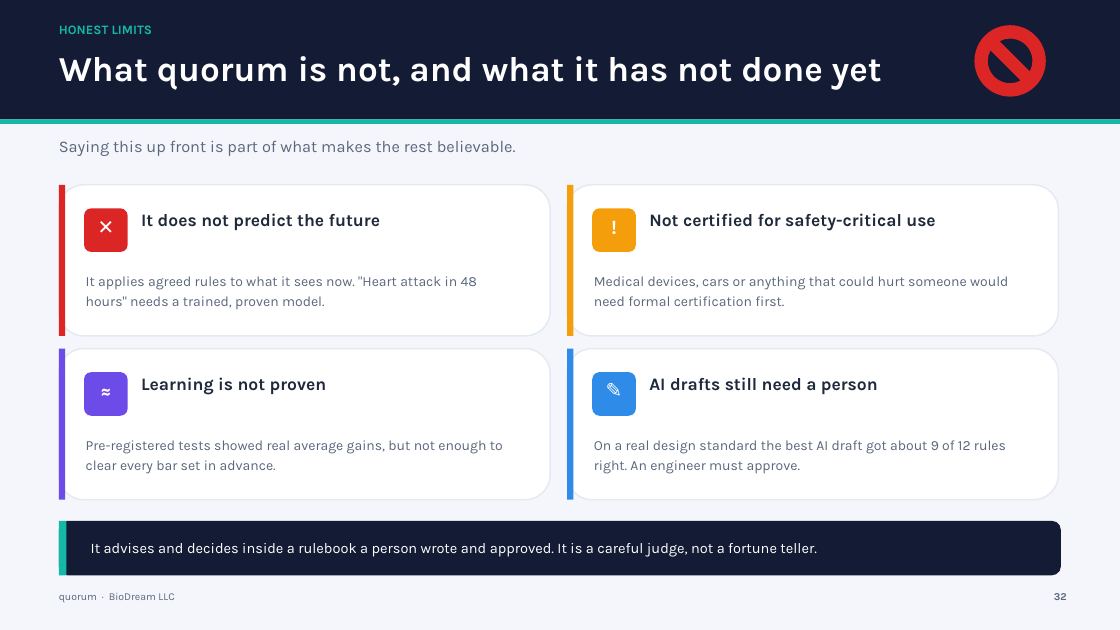
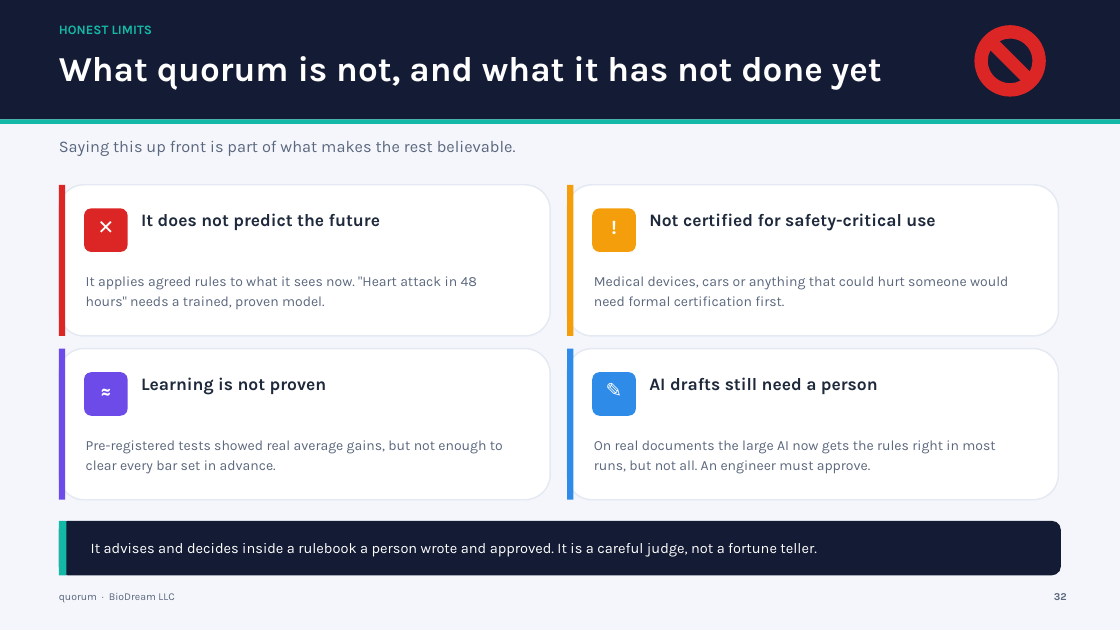
Before and after one commit to BioDream-LLC/quorum, a slide deck: slide 32 of docs/quorum.pptx. Drawn at 1120x630 pixels with LibreOffice and Linux fonts; fonts in the diff are those of the drawing. Boxes give left, top, right and bottom in pixels: in the first picture for what was removed or moved away, otherwise in the second. Text is boxed around its words. In the diff, an @@ line names an element or a change of style, - is before the commit and + after.

Commit message:
quorum studio for macOS; drafting learns alarm-only and start rules
- quorum studio for macOS: universal (Apple Silicon and Intel), with the Pico 2 found under /Volumes and dfu-util
  in ~/Library/Arduino15.
- Drafting from a manual:
  - the drafter is taught alarm-only conditions, start permissives and narrow exceptions;
  - an optional second opinion: another model compares the draft with the manual, and its findings are kept only
    if the draft fails no more checks than before;
  - a replaced action may now drop a trigger, which fixes drafts the compiler refused as "action unreachable";
  - the model is told not to invent an exception when the document states none.
- Download links point to the latest release.

```diff
--- a/docs/quorum.pptx
+++ b/docs/quorum.pptx
@@ text at [594, 440, 995, 474]: text changed @@
-On a real design standard the best AI draft got about 9 of 12 rules right. An engineer must approve.
+On real documents the large AI now gets the rules right in most runs, but not all. An engineer must approve.
```
Also in this commit, not shown: 1 other slide changed, 19 other files.
